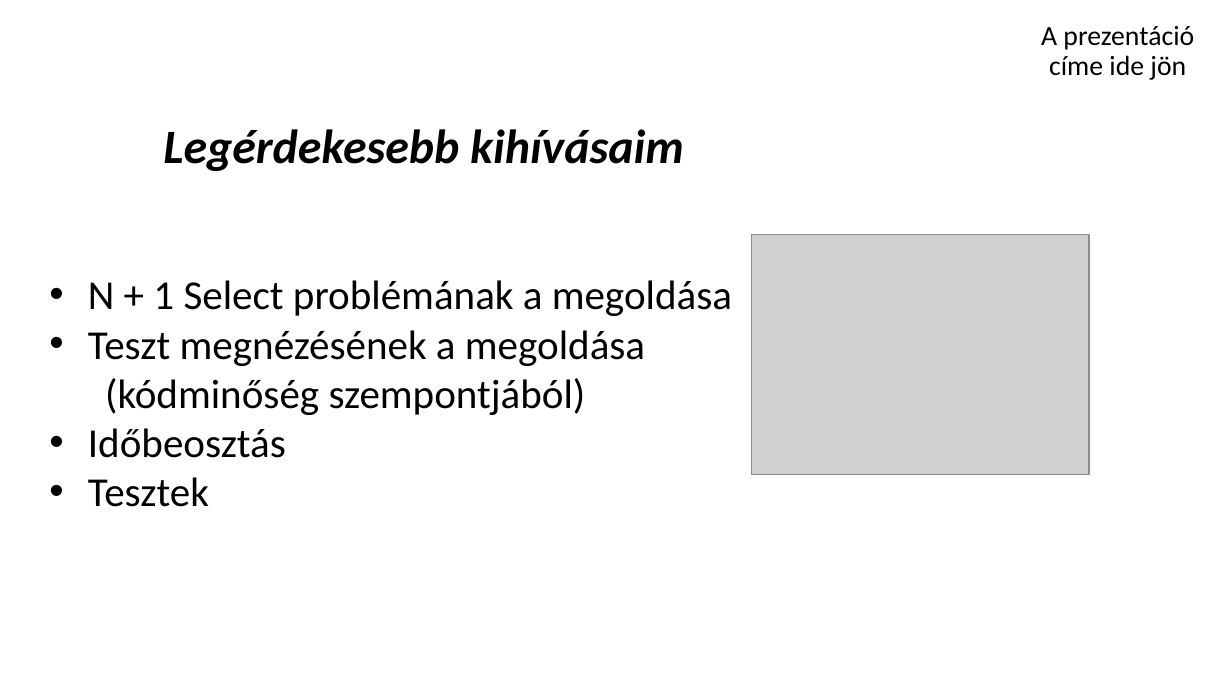
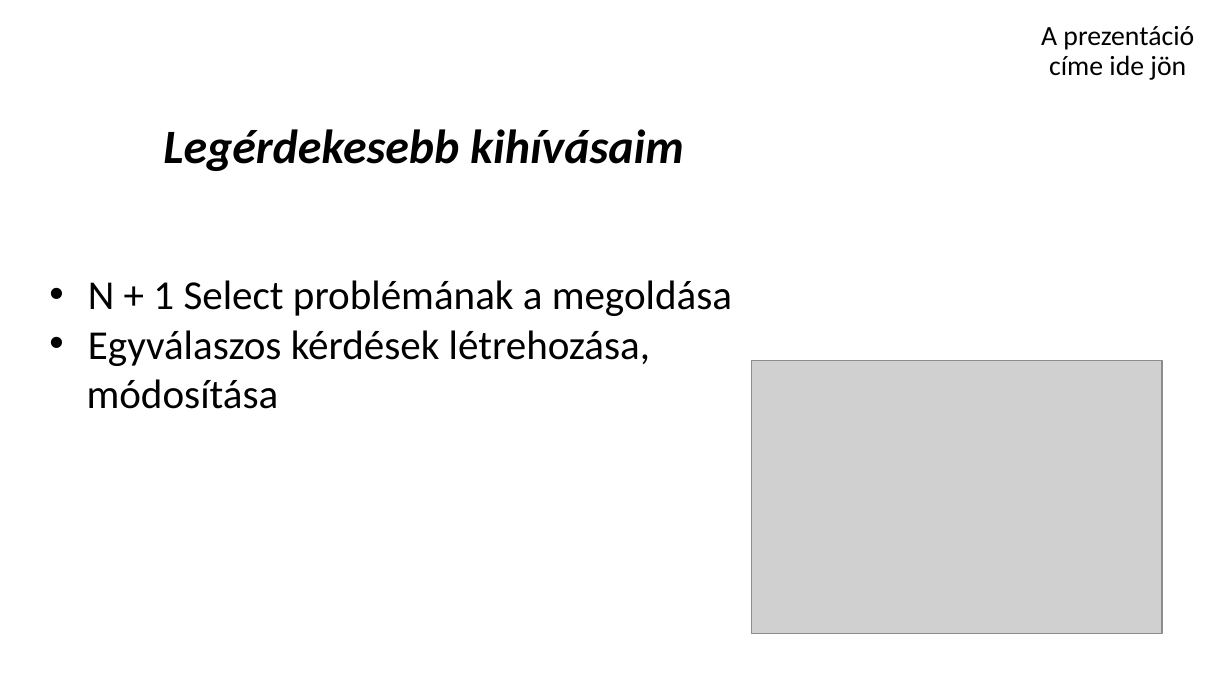
Before and after one commit to schonherz-java-ee-2016-spring/sandbox, a slide deck: slide 3 of Iványi-Nagy Gábor/ivanyi_nagy_gabor.pttx.pptx (slide 5 before the commit). Drawn at 1232x693 pixels with LibreOffice and Linux fonts; fonts in the diff are those of the drawing; grey boxes stand for pictures; background and template pictures are left out. Boxes give left, top, right and bottom in pixels: in the first picture for what was removed or moved away, otherwise in the second. Text is boxed around its words. In the diff, an @@ line names an element or a change of style, - is before the commit and + after.

```diff
--- a/Iványi-Nagy Gábor/ivanyi_nagy_gabor.pttx.pptx
+++ b/Iványi-Nagy Gábor/ivanyi_nagy_gabor.pttx.pptx
@@ picture removed at (752,235,1089,474) @@
@@ text at (87,330,650,409): text changed @@
-• Teszt megnézésének a megoldása
-(kódminőség szempontjából)
-• Időbeosztás
-• Tesztek
+• Egyválaszos kérdések létrehozása,
+módosítása
@@ picture added at (752,360,1162,633) @@
```
Also in this commit, not shown: 3 other slides changed, 1 slide removed.
